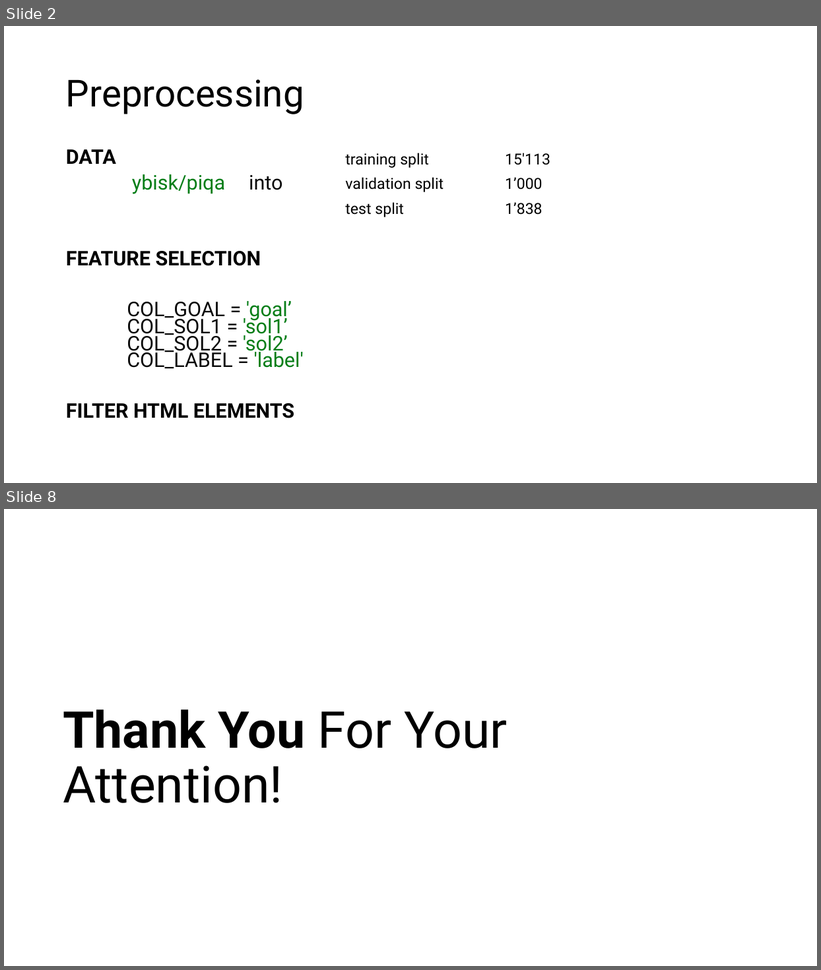
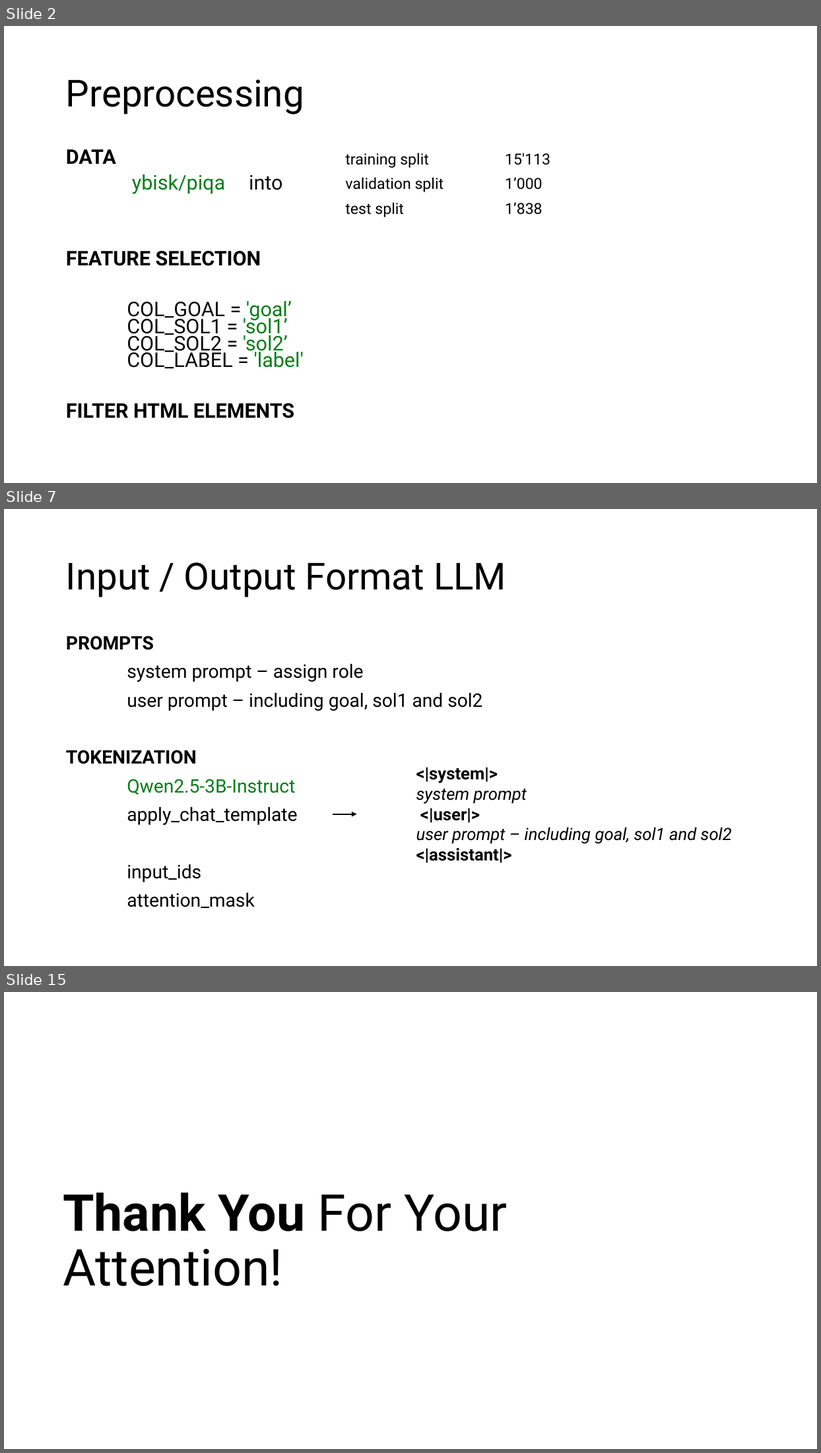
Before and after one commit to saegii/nlp, a slide deck: projects/slides/nlp-project2-presentation.pptx. Shown one above the other, each under a label of ours: slides 2 and 8 before the commit, slides 2, 7 and 15 after it; the slides between them are not shown. The pictures are 821x970 and 821x1453 pixels, drawn with LibreOffice and Linux fonts; fonts in the diff are those of the drawing. Boxes give left, top, right and bottom in pixels: in the first picture for what was removed or moved away, otherwise in the second. Text is boxed around its words. In the diff, an @@ line names an element or a change of style, - is before the commit and + after.

```diff
--- a/projects/slides/nlp-project2-presentation.pptx
+++ b/projects/slides/nlp-project2-presentation.pptx
@@ slide 7 added at box(4, 509, 817, 966), background #FFFFFF @@
@@ title added at box(66, 562, 506, 597), 44 pt, text #000000 @@
+Input / Output Format LLM
@@ text added at box(66, 636, 482, 908), 22 pt, text #000000 @@
+PROMPTS
+system prompt – assign role
+user prompt – including goal, sol1 and sol2
+TOKENIZATION
+Qwen2.5-3B-Instruct
+apply_chat_template
+input_ids
+attention_mask
@@ text added at box(416, 767, 732, 863), 20 pt, text #000000, italic @@
+<|system|>
+system prompt
+<|user|>
+user prompt – including goal, sol1 and sol2
+<|assistant|>
@@ arrow added from (333, 815) to (356, 815), #000000 1.5 pt @@
@@ what was slide 8 is now slide 15 @@
```
Also in this commit, not shown: 3 slides changed, 9 other slides added, 3 slides removed, 1 other file.
